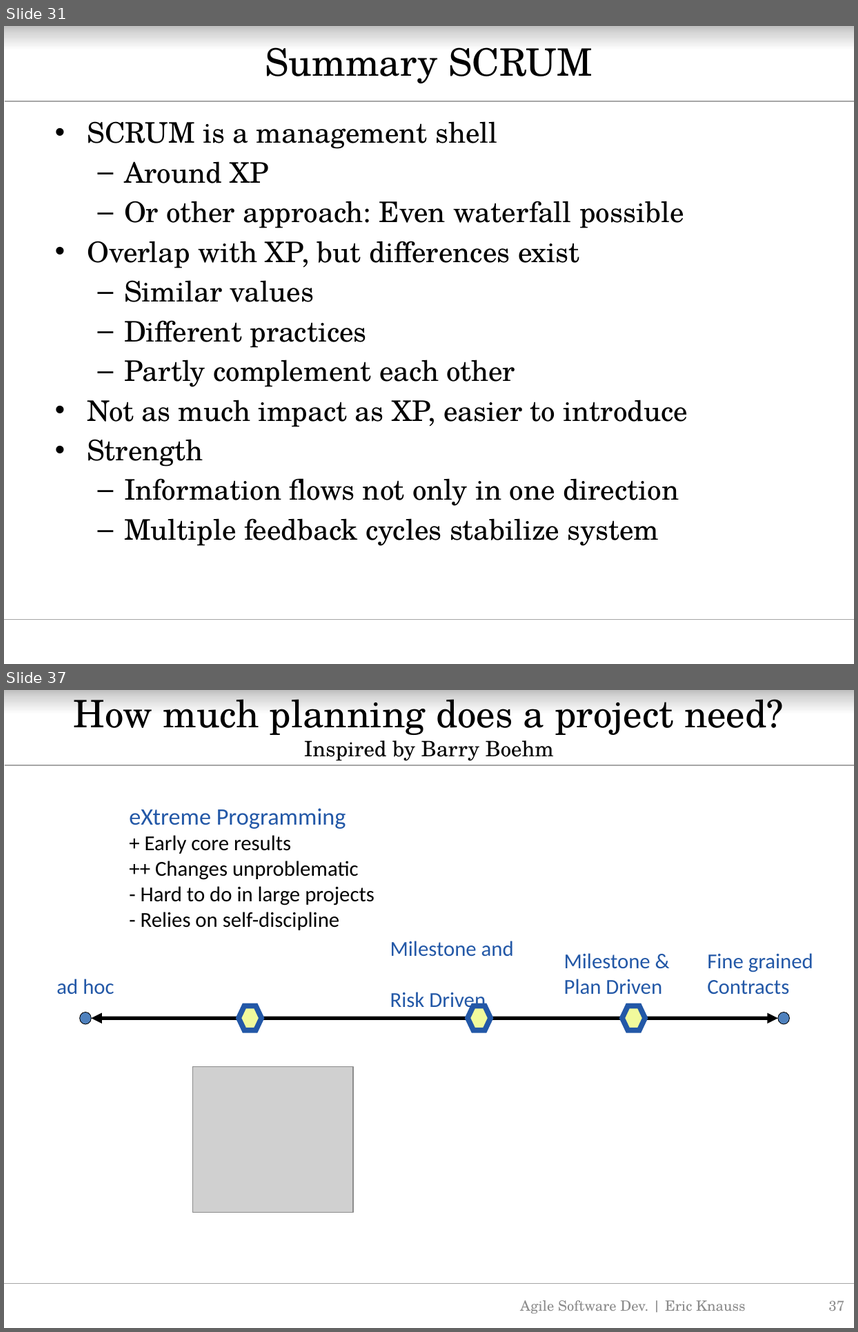
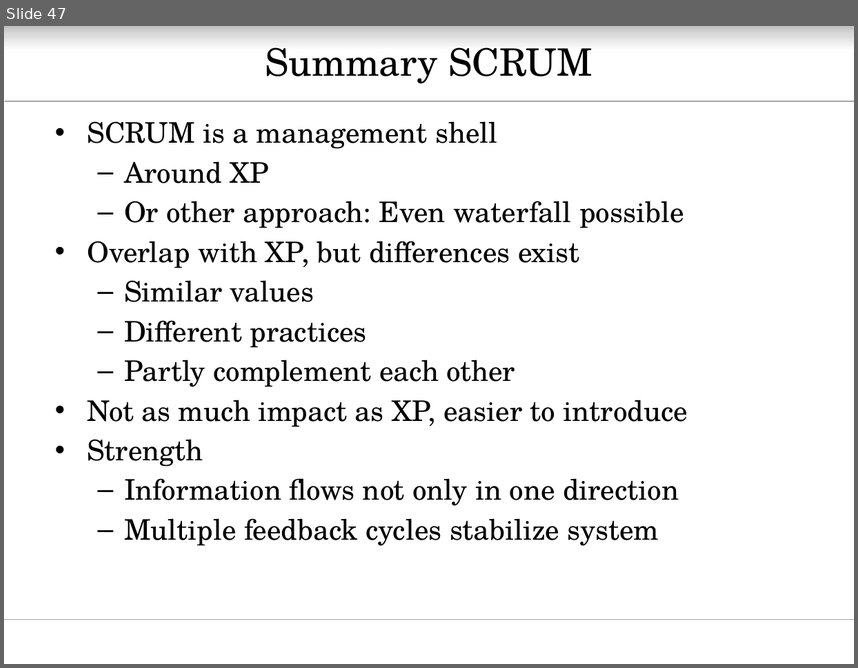
Before and after one commit to oerich/EDA397, a slide deck: Slides/src/agile-dev-processes-3-crash-course-v01.pptx. Shown one above the other, each under a label of ours: slides 31 and 37 before the commit, slide 47 after it; the slides between them are not shown. The pictures are 858x1332 and 858x668 pixels, drawn with LibreOffice and Linux fonts; fonts in the diff are those of the drawing; grey boxes stand for pictures; background and template pictures are left out. Boxes give left, top, right and bottom in pixels: in the first picture for what was removed or moved away, otherwise in the second. Text is boxed around its words. In the diff, an @@ line names an element or a change of style, - is before the commit and + after.

```diff
--- a/Slides/src/agile-dev-processes-3-crash-course-v01.pptx
+++ b/Slides/src/agile-dev-processes-3-crash-course-v01.pptx
@@ slide 37 removed at (4,690,854,1328), background #FFFFFF; not listed: 3 template elements that a slide beside it also shows @@
@@ title removed at (74,690,784,761) @@
-How much planning does a project need?
-Inspired by Barry Boehm
@@ text removed at (129,808,375,930) @@
-eXtreme Programming
-+ Early core results
-++ Changes unproblematic
-- Hard to do in large projects
-- Relies on self-discipline
@@ text removed at (390,940,514,1012) @@
-Milestone and
-Risk Driven
@@ text removed at (564,953,662,994) @@
-Milestone &
-Plan Driven
@@ text removed at (707,953,813,994) @@
-Fine grained
-Contracts
@@ text removed at (56,978,114,994) @@
-ad hoc
@@ ellipse removed at (80,1012,92,1024) @@
@@ double arrow removed from (92, 1018) to (778, 1018) @@
@@ hexagon removed at (239,1005,261,1030) @@
@@ line removed from (252, 1005) to (252, 1024) @@
@@ hexagon removed at (467,1005,490,1030) @@
@@ line removed from (480, 1012) to (480, 1030) @@
@@ hexagon removed at (622,1005,645,1030) @@
@@ line removed from (630, 1012) to (630, 1030) @@
@@ ellipse removed at (778,1012,791,1024) @@
@@ picture removed at (193,1067,353,1212) @@
@@ text removed at (520,1300,745,1313) @@
-Agile Software Dev. | Eric Knauss
@@ page number removed at (829,1300,844,1310) @@
-37
@@ what was slide 31 is now slide 47 @@
```
Also in this commit, not shown: 6 slides changed, 17 slides added, 6 other slides removed, 1 other file.
